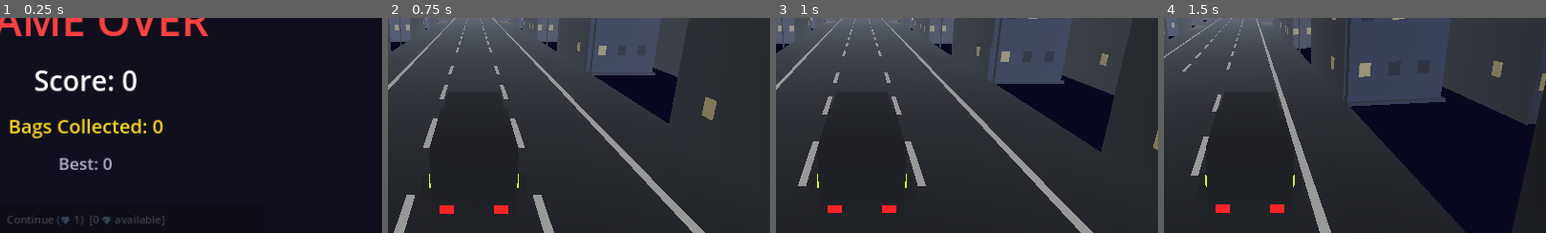
Above: before the commit, frames 1-4 (left to right).
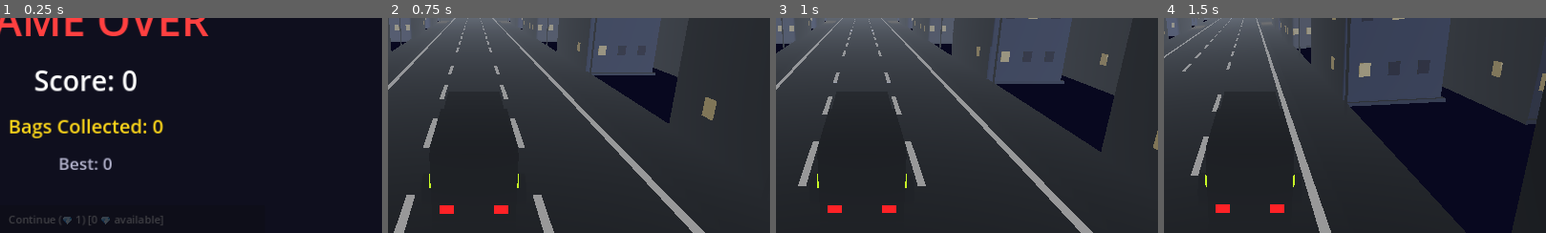
Above: after the commit, the same moments.

Repository: bhavyat81/runner
Game: Godot game, scene res://scenes/game_over.tscn
Two runs of this game, one before a commit and one after it. Both use one fixed random seed, a clock stepped at 60 frames per second and the inputs below. This scene is started directly instead of the project's main scene.
Inputs (mouse positions are % of the whole screen's width and height, from its top left):
- Up to frame 1 (0.25 s): no input
- Up to frame 2 (0.75 s): click "↺ RESTART" at 0.5 s
- Up to frame 3 (1 s): no input
- Up to frame 4 (1.5 s): move the mouse to (72, 45) at 1.27 s; hold D (move_right) from 1.28 s (still down); click (72, 45) at 1.42 s
The pictures show only the part of the screen within x 39-89%, y 23-73%; the shares and areas given below are measured in that part.

The runs differ from the first frame. In frame 1, 0.4% of the frame differs, in the area x 2-43%, y 92-97%; in frame 2, nothing differs; in frame 3, nothing differs; in frame 4, nothing differs.

Commit message:
fix: address code review - set _last_active_powerup in powerup activation, fix diamond bob, fix spacing
Co-authored-by: bhavyat81 <233542359+bhavyat81@users.noreply.github.com>
Agent-Logs-Url: https://github.com/bhavyat81/runner/sessions/9bf763c6-4f5e-4301-b836-1b92e3f7ed2d

Diff:
--- a/scripts/diamond.gd
+++ b/scripts/diamond.gd
@@ -95,9 +95,9 @@
 		return
 	_bob_time += delta
 	rotation_degrees.y += SPIN_SPEED * delta
-	# Bob up and down
-	position.y = 1.0 + sin(_bob_time * 2.0) * 0.2
-	# Pulse glow (handled via emission on mat)
+	# Bob the mesh up and down independently of the Area3D position (which game.gd moves on z)
+	if _mesh_instance:
+		_mesh_instance.position.y = 1.0 + sin(_bob_time * 2.0) * 0.2
 
 func _on_body_entered(body: Node3D) -> void:
 	if _collected:
--- a/scripts/game.gd
+++ b/scripts/game.gd
@@ -569,6 +569,7 @@
 	_flash_screen(Color(0.0, 0.4, 1.0))
 
 func _on_powerup_activated(type: GameManager.PowerupType) -> void:
+	_last_active_powerup = type
 	match type:
 		GameManager.PowerupType.SHIELD:
 			_flash_screen(Color(0.2, 0.5, 1.0))
--- a/scripts/game_over.gd
+++ b/scripts/game_over.gd
@@ -25,7 +25,7 @@
 func _setup_continue_button() -> void:
 	var vbox: VBoxContainer = $Panel/VBox
 	_continue_btn = Button.new()
-	_continue_btn.text = "Continue (💎 1)  [%d 💎 available]" % GameManager.diamonds
+	_continue_btn.text = "Continue (💎 1) [%d 💎 available]" % GameManager.diamonds
 	_continue_btn.custom_minimum_size = Vector2(0, 50)
 	_continue_btn.add_theme_font_size_override("font_size", 18)
 	var can_continue: bool = GameManager.diamonds >= 1 and not GameManager._continued_this_run
